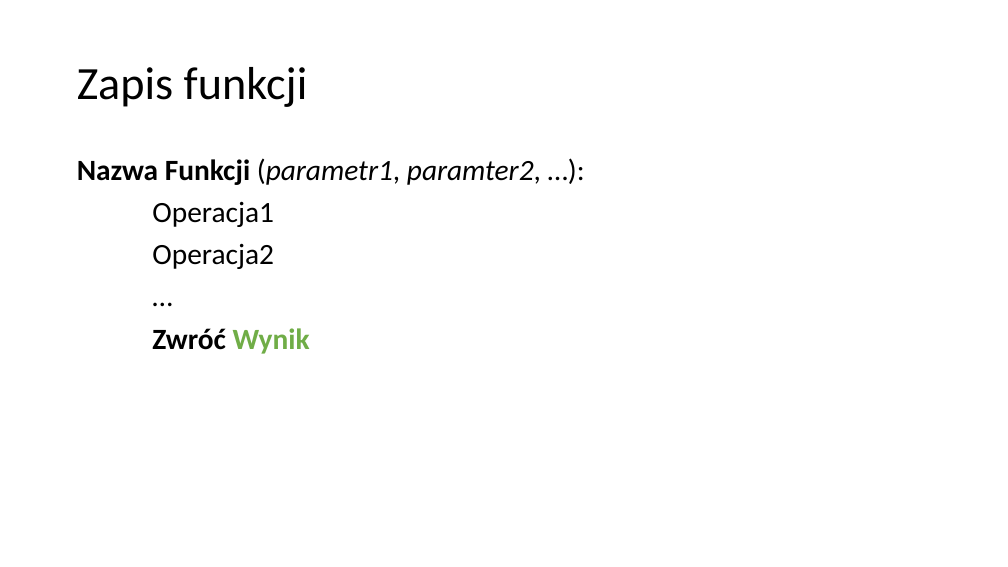
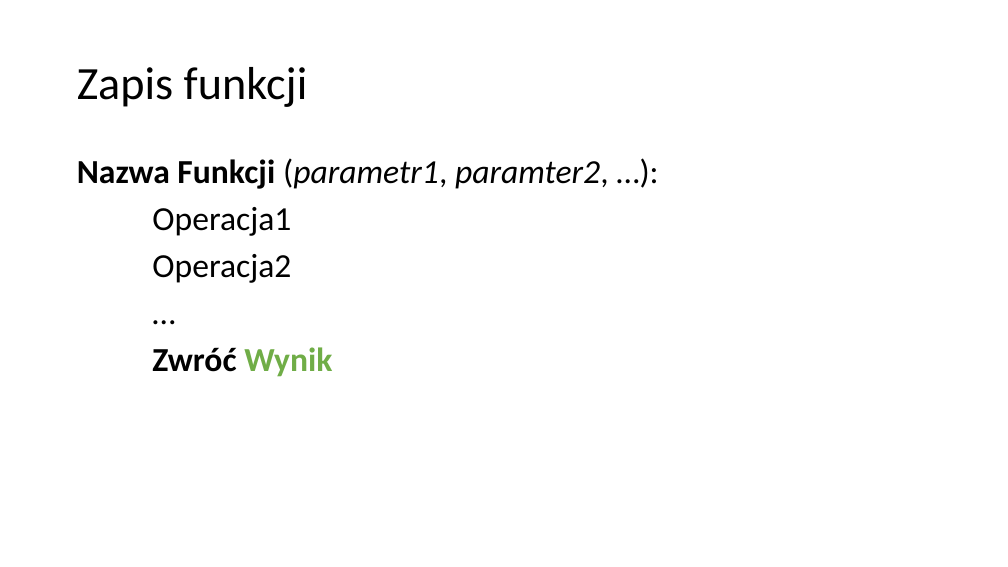
Before and after one commit to blackbat13/CS-HTiEW, a slide deck: slide 5 of Wprowadzenie do funkcji/I. Wprowadzenie do funkcji/Funkcje.pptx. Drawn at 1008x567 pixels with LibreOffice and Linux fonts; fonts in the diff are those of the drawing. Boxes give left, top, right and bottom in pixels: in the first picture for what was removed or moved away, otherwise in the second. Text is boxed around its words. In the diff, an @@ line names an element or a change of style, - is before the commit and + after.

```diff
--- a/Wprowadzenie do funkcji/I. Wprowadzenie do funkcji/Funkcje.pptx
+++ b/Wprowadzenie do funkcji/I. Wprowadzenie do funkcji/Funkcje.pptx
@@ text "Nazwa Funkcji (parametr1, paramter2, …):" at [77,158,609,377]: size 28 to 32 pt @@
```
Also in this commit, not shown: 3 other slides changed, 2 slides added.
